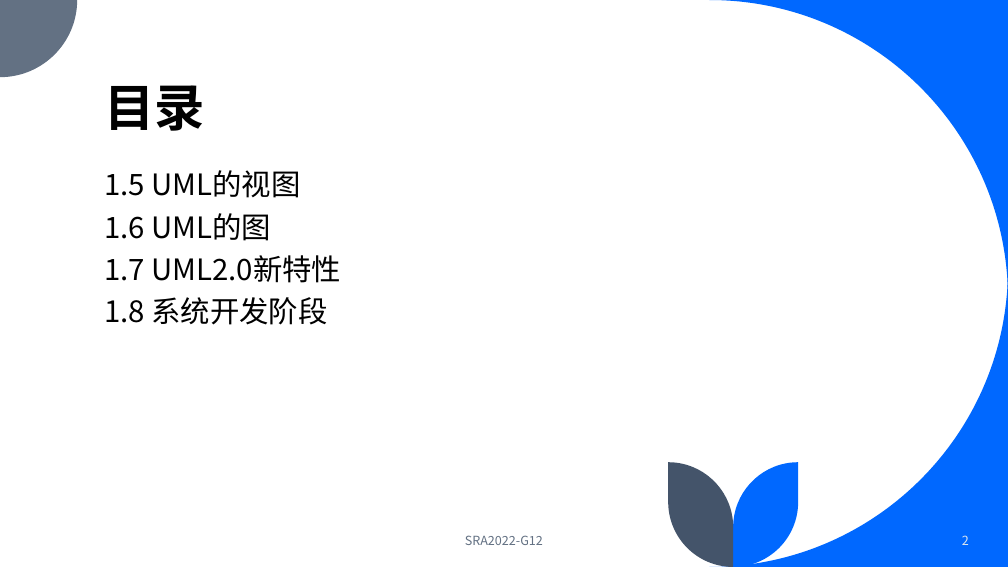
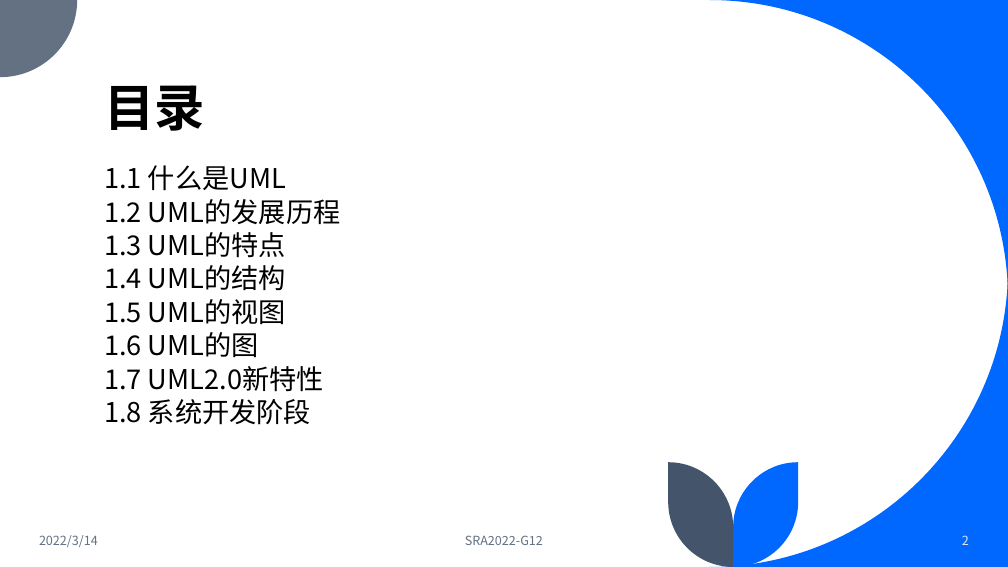
Before and after one commit to dreamtrueqaq/SRA2022-G12, a slide deck: slide 2 of 非受控文档/翻转课堂/UML概述.pptx. Drawn at 1008x567 pixels with LibreOffice and Linux fonts; fonts in the diff are those of the drawing. Boxes give left, top, right and bottom in pixels: in the first picture for what was removed or moved away, otherwise in the second. Text is boxed around its words. In the diff, an @@ line names an element or a change of style, - is before the commit and + after.

```diff
--- a/非受控文档/翻转课堂/UML概述.pptx
+++ b/非受控文档/翻转课堂/UML概述.pptx
@@ text at box(104, 165, 341, 290): paragraphs added @@
+1.1 什么是UML
+1.2 UML的发展历程
+1.3 UML的特点
+1.4 UML的结构
@@ text at box(104, 299, 324, 425): size 28 to 25.9 pt in "1.5 UML的视图", "1.6 UML的图", "1.7 UML2.0新特性", "1.8 系统开发阶段"; line spacing 0.9 to 0.7 @@
@@ text added at box(39, 535, 98, 547), 12 pt, text #637183 @@
+2022/3/14
```
Also in this commit, not shown: 29 other slides changed, 10 slides added.
